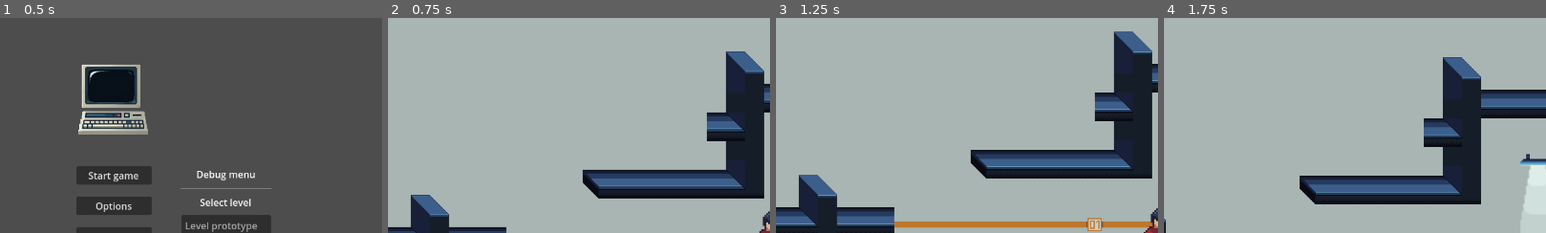
Above: before the commit, frames 1-4 (left to right).
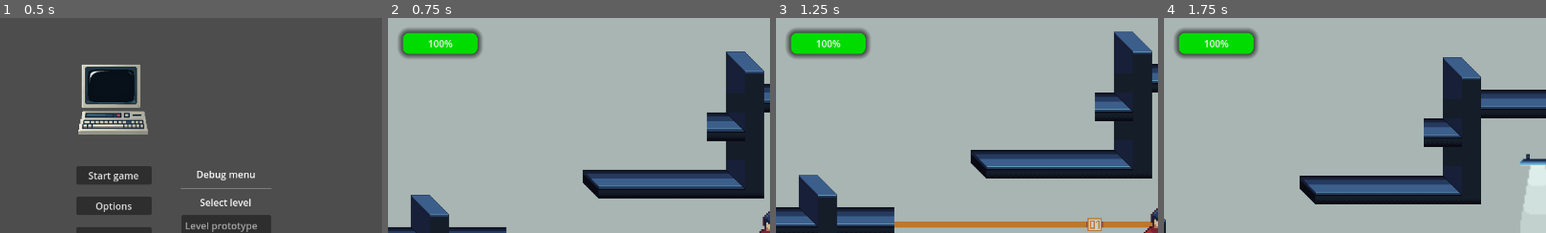
Above: after the commit, the same moments.

Repository: jame581/ShadowSecrets
Game: Godot game, scene res://maps/main_menu.tscn
Same seed, same stepped clock (60 frames per second), same inputs: the game is played once before the commit and once after it.
Inputs:
- Up to frame 1 (0.5 s): no input
- Up to frame 2 (0.75 s): click "Start game" at 0.5 s
- Up to frame 3 (1.25 s): no input
- Up to frame 4 (1.75 s): hold D (right) from 1.28 s (still down); hold E (interact) from 1.28 s (still down); tap Space (jump) at 1.52 s
The pictures show only the part of the screen within x 0-50%, y 0-50%; the shares and areas given below are measured in that part.

Frame 1 is identical in both runs. In frame 2, 2.9% of the frame differs, in the area x 2-25%, y 4-19%; in frame 3, 2.9%; in frame 4, 2.9%.

Commit message:
Add health component and integrate with player scene

Diff:
--- /dev/null
+++ b/project/scenes/components/health_component.tscn
@@ -0,0 +1,6 @@
+[gd_scene load_steps=2 format=3 uid="uid://cnq57ucaffmw7"]
+
+[ext_resource type="Script" path="res://scripts/components/health_component.gd" id="1_acf8s"]
+
+[node name="HealthComponent" type="Node"]
+script = ExtResource("1_acf8s")
--- a/project/scenes/player.tscn
+++ b/project/scenes/player.tscn
@@ -1,7 +1,8 @@
-[gd_scene load_steps=9 format=3 uid="uid://dg2kxws1wrpmu"]
+[gd_scene load_steps=12 format=3 uid="uid://dg2kxws1wrpmu"]
 
 [ext_resource type="Script" path="res://scripts/player.gd" id="1_lc80v"]
 [ext_resource type="Texture2D" uid="uid://cm25xv1tnr5ca" path="res://assets/sprites/player/player-fullsprite.png" id="2_mtgv0"]
+[ext_resource type="PackedScene" uid="uid://cnq57ucaffmw7" path="res://scenes/components/health_component.tscn" id="3_vunkp"]
 
 [sub_resource type="RectangleShape2D" id="RectangleShape2D_i5wc8"]
 size = Vector2(23.3333, 33.3333)
@@ -184,6 +185,21 @@
 "run": SubResource("Animation_878ls")
 }
 
+[sub_resource type="StyleBoxFlat" id="StyleBoxFlat_vo4w7"]
+bg_color = Color(0.502115, 0, 0.182197, 1)
+corner_radius_top_left = 10
+corner_radius_top_right = 10
+corner_radius_bottom_right = 10
+corner_radius_bottom_left = 10
+shadow_size = 10
+
+[sub_resource type="StyleBoxFlat" id="StyleBoxFlat_0cp72"]
+bg_color = Color(1.1792e-05, 0.862689, 7.70092e-07, 1)
+corner_radius_top_left = 10
+corner_radius_top_right = 10
+corner_radius_bottom_right = 10
+corner_radius_bottom_left = 10
+
 [node name="Player" type="CharacterBody2D" groups=["player"]]
 scale = Vector2(3, 3)
 collision_layer = 3
@@ -202,3 +218,20 @@
 libraries = {
 "": SubResource("AnimationLibrary_4i1gm")
 }
+
+[node name="Components" type="Node" parent="."]
+
+[node name="HealthComponent" parent="Components" node_paths=PackedStringArray("health_bar") instance=ExtResource("3_vunkp")]
+health_bar = NodePath("../../PlayerUI/ProgressBar")
+
+[node name="PlayerUI" type="CanvasLayer" parent="."]
+
+[node name="ProgressBar" type="ProgressBar" parent="PlayerUI"]
+custom_minimum_size = Vector2(100, 25)
+offset_left = 25.0
+offset_top = 25.0
+offset_right = 150.0
+offset_bottom = 60.0
+theme_override_styles/background = SubResource("StyleBoxFlat_vo4w7")
+theme_override_styles/fill = SubResource("StyleBoxFlat_0cp72")
+value = 50.0
--- /dev/null
+++ b/project/scripts/components/health_component.gd
@@ -0,0 +1,31 @@
+extends Node
+
+# Exported variables
+@export_group("Health Component Properties")
+@export var max_health : int = 100
+@export var health_bar : ProgressBar
+
+# Member variables
+var current_health : int = 100
+
+# Signals
+signal health_changed(new_value)
+
+# Called when the node enters the scene tree for the first time.
+func _ready():
+	current_health = max_health
+	if health_bar != null:
+		health_bar.max_value = max_health
+		health_bar.value = current_health
+
+
+func update_health(health):
+	current_health -= health;
+
+	if current_health < 0:
+		current_health = 0
+
+	health_changed.emit(current_health)
+
+	if health_bar != null:
+		health_bar.value = current_health
